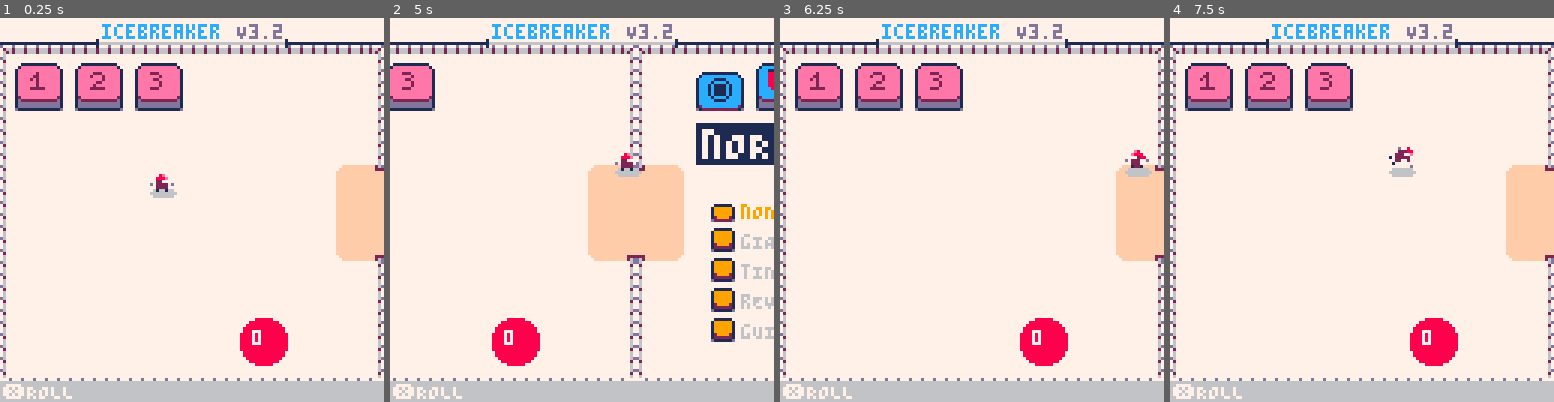
Above: before the commit, frames 1-4 (left to right).
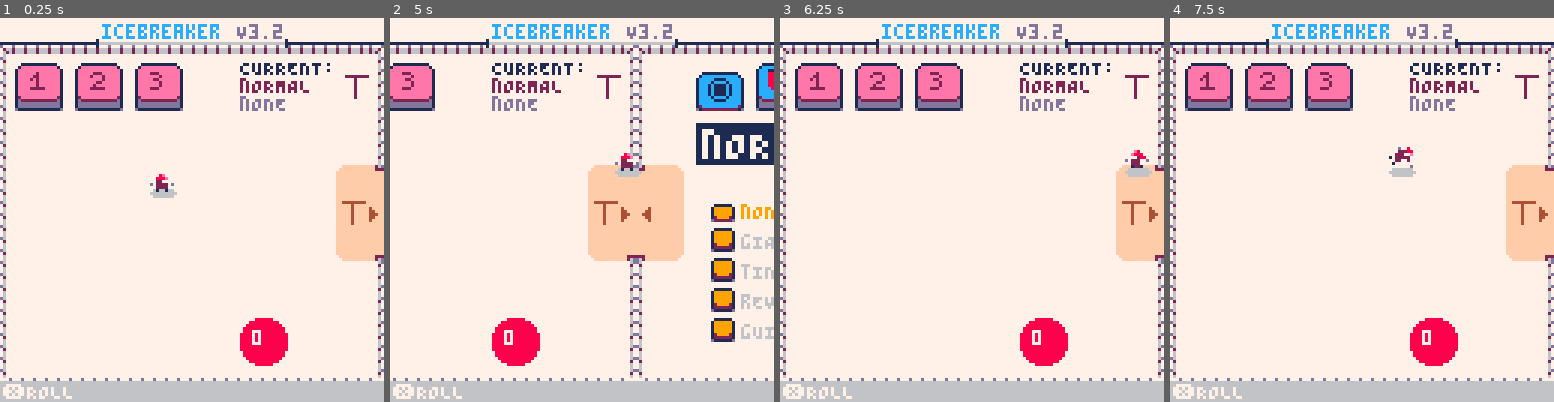
Above: after the commit, the same moments.

Repository: wsasaki01/icebreaker
Game: PICO-8 cartridge p3/icebreaker-p3.p8
Same seed, same stepped clock (60 frames per second), same inputs: the game is played once before the commit and once after it.
Inputs (mouse positions are in pixels of both pictures, inside the frame that each line leads up to):
- Up to frame 1 (0.25 s): no input
- Up to frame 2 (5 s): tap O (Z key) at 0.33, 0.7, 1.43, 2.22, 3.1, 3.98, 4.87 s; click (459, 121) at 0.67 s; tap X (X key) at 1.07, 2.07, 2.4, 2.73, 3.07, 3.4, 3.73, 4.07, 4.4, 4.73 s; click (520, 267) at 1.22 s; click (585, 114) at 1.77 s; hold Left 1.97-2.37 s; click (647, 259) at 2.32 s; hold Down 2.42-2.82 s; click (712, 106) at 2.87 s; hold Right 2.87-3.53 s; click (474, 256) at 3.42 s; hold Up 3.58-4.08 s; click (535, 102) at 3.97 s; hold Right 4.13-4.53 s; click (601, 248) at 4.52 s; hold Down from 4.58 s (still down)
- Up to frame 3 (6.25 s): click (1052, 94) at 5.07 s; tap X (X key) every 0.33 s from 5.07 to 6.07 s; release Down at 5.08 s; hold Left 5.13-5.8 s; click (1117, 244) at 5.62 s; tap O (Z key) at 5.75 s; hold Up 5.85-6.18 s; click (879, 90) at 6.17 s; hold Left from 6.23 s (still down)
- Up to frame 4 (7.5 s): tap X (X key) every 0.33 s from 6.4 to 7.4 s; release Left at 6.63 s; tap O (Z key) at 6.63 s; hold Down 6.68-7.08 s; click (1331, 236) at 6.72 s; hold Right from 7.13 s (still down); click (1396, 83) at 7.27 s

The runs differ from the first frame. In frame 1, 1.1% of the frame differs, in the area x 62-99%, y 11-54%; in frame 2, 1.1%, in the area x 26-68%, y 11-54%; in frame 3, 1.1%; in frame 4, 1.1%.

Commit message:
Fix level selection

Diff:
--- a/p3/draw.lua
+++ b/p3/draw.lua
@@ -5,6 +5,15 @@
         if (hub) camera(128*(-((tran_cnt/tran_fr -1)^2) +1), 0)
         if (config) camera(128*(tran_cnt/tran_fr)^2, 0)
         map(16, 0, 0, 9)
+        pal(2,4)
+        spr(128,114,61)
+        print("▶",123,63,4)
+        print("◀",130,63,4)
+        pal()
+
+        print("\f1CURRENT:\n\f2"..h_types[menu_op.h_type].name.."\n\fd"..mods[menu_op.mod].name, 80, 14)
+        h.x,h.y=115,19
+        h:draw()
 
         starter:draw()
 
--- a/p3/setup.lua
+++ b/p3/setup.lua
@@ -5,17 +5,10 @@
     dset(4, menu_op.h_type)
     dset(5, menu_op.mod)
 
-    local pack,lvl=0,0
-    for lvl_btn in all(buttons[2]) do
-        if lvl_btn.pressed then
-            pack=lvl_btn.parent_cnt
-            lvl=lvl_btn.cnt
-        end
-    end
-
     reset_tbls()
     p = create_player(menu_op.h_type, menu_op.mod)
-    cont = create_controller(get_lvl(pack,lvl))
+    h = create_weapon(menu_op.h_type, menu_op.mod)
+    cont = create_controller(get_lvl(menu_c.pack,menu_c.lvl))
 end
 
 function format_score(s1, s2, s3)
--- a/p3/ui.lua
+++ b/p3/ui.lua
@@ -93,6 +93,7 @@
                 end
 
                 if type==1 then
+                    menu_c.pack=cnt
                     buttons[2]={}
                     local y_pos=40
                     local tile_cnt=1
@@ -103,8 +104,9 @@
                     end
                 end
 
-                if (type==3) dset(4, cnt)
-                if (type==4) dset(5, cnt)
+                if (type==2) menu_c.lvl=cnt
+                if (type==3) dset(4, cnt) menu_op.h_type=cnt
+                if (type==4) dset(5, cnt) menu_op.mod=cnt
             end
         end,
 
--- a/p3/update.lua
+++ b/p3/update.lua
@@ -26,6 +26,7 @@
 
             reset_tbls()
             p = create_player(menu_op.h_type, menu_op.mod)
+            h.equipped=false
             hub=true
         end
     else
@@ -39,36 +40,32 @@
                 p.roll_fr_start-=32767
             end
 
-            for button_type_list in all(buttons) do
-                for button in all(button_type_list) do
-                    button:check()
+            if hub or config then
+                for button_type_list in all(buttons) do
+                    for button in all(button_type_list) do
+                        button:check()
+                    end
                 end
             end
 
-            if hub then
-                starter:check()
+            starter:check()
 
-                if collide(
-                    p.x,p.y+6,p.xw,p.yw-6,
-                    124,51,1,27
-                ) and not transition then
-                    transition=true
-                    p.rolling=false
-                    p.roll_cooldown=false
-                    p.roll_cnt=0
-                end
-            end
+            if not transition and
 
-            if config then
-                if collide(
-                    p.x,p.y+6,p.xw,p.yw-6,
-                    130,51,1,27
-                ) and not transition then
-                    transition=true
-                    p.rolling=false
-                    p.roll_cooldown=false
-                    p.roll_cnt=0
-                end
+            (collide(
+                p.x,p.y+6,p.xw,p.yw-6,
+                124,51,1,27
+            ) and hub) or
+
+            (collide(
+                p.x,p.y+6,p.xw,p.yw-6,
+                130,51,1,27
+            ) and config) then
+
+                transition=true
+                p.rolling=false
+                p.roll_cooldown=false
+                p.roll_cnt=0
             end
 
             if transition then
